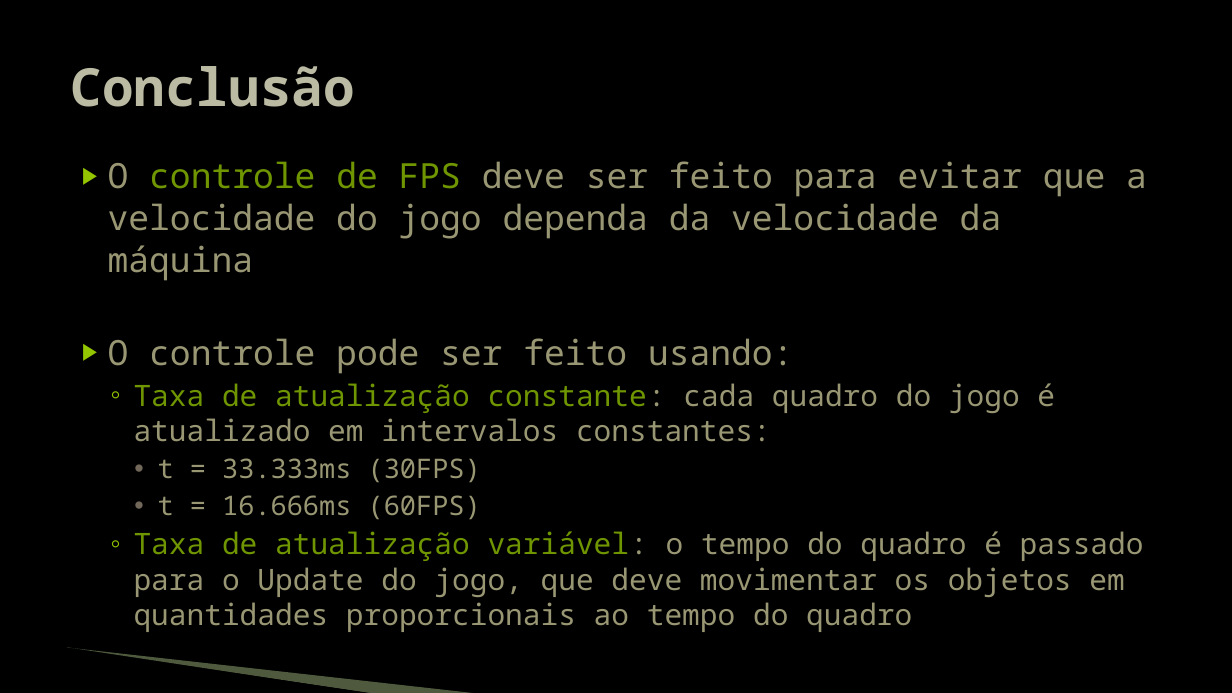
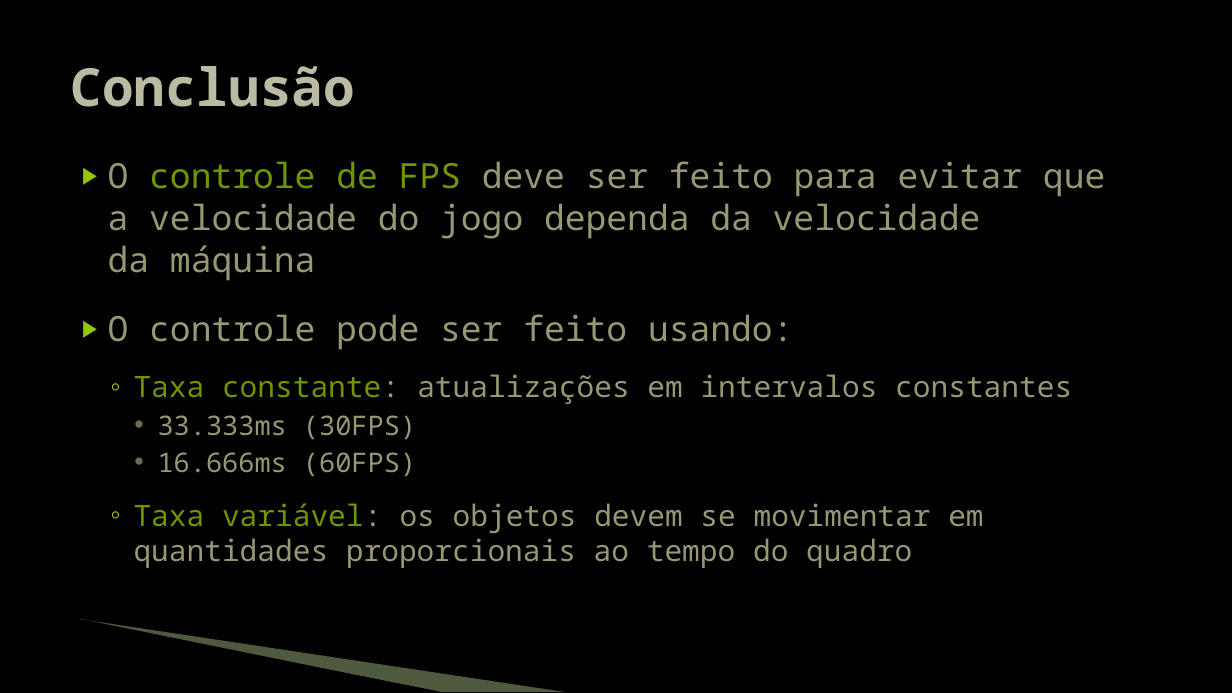
Before and after one commit to JudsonSS/Jogos, a slide deck: slide 17 of Slides/07. Taxa de Atualização.pptx (slide 15 before the commit). Drawn at 1232x693 pixels with LibreOffice and Linux fonts; fonts in the diff are those of the drawing; background and template pictures are left out. Boxes give left, top, right and bottom in pixels: in the first picture for what was removed or moved away, otherwise in the second. Text is boxed around its words. In the diff, an @@ line names an element or a change of style, - is before the commit and + after.

```diff
--- a/Slides/07. Taxa de Atualização.pptx
+++ b/Slides/07. Taxa de Atualização.pptx
@@ text at (108,161,1105,350): more space between paragraphs @@
@@ text at (134,374,1072,568): text changed @@
-  ◦ Taxa de atualização constante: cada quadro do jogo é atualizado em intervalos constantes:
-    • t = 33.333ms (30FPS)
-    • t = 16.666ms (60FPS)
-  ◦ Taxa de atualização variável: o tempo do quadro é passado para o Update do jogo, que deve movimentar os objetos em quantidades proporcionais ao tempo do quadro
+  ◦ Taxa constante: atualizações em intervalos constantes
+    • 33.333ms (30FPS)
+    • 16.666ms (60FPS)
+  ◦ Taxa variável: os objetos devem se movimentar em
+    quantidades proporcionais ao tempo do quadro
@@ freeform shape: place and size @@
-freeform shape at (66,649,374,693)
+freeform shape at (78,621,440,692)
@@ freeform shape: place and size @@
-freeform shape at (67,648,481,693)
+freeform shape at (80,619,566,692)
```
Also in this commit, not shown: 14 other slides changed, 2 slides added.
